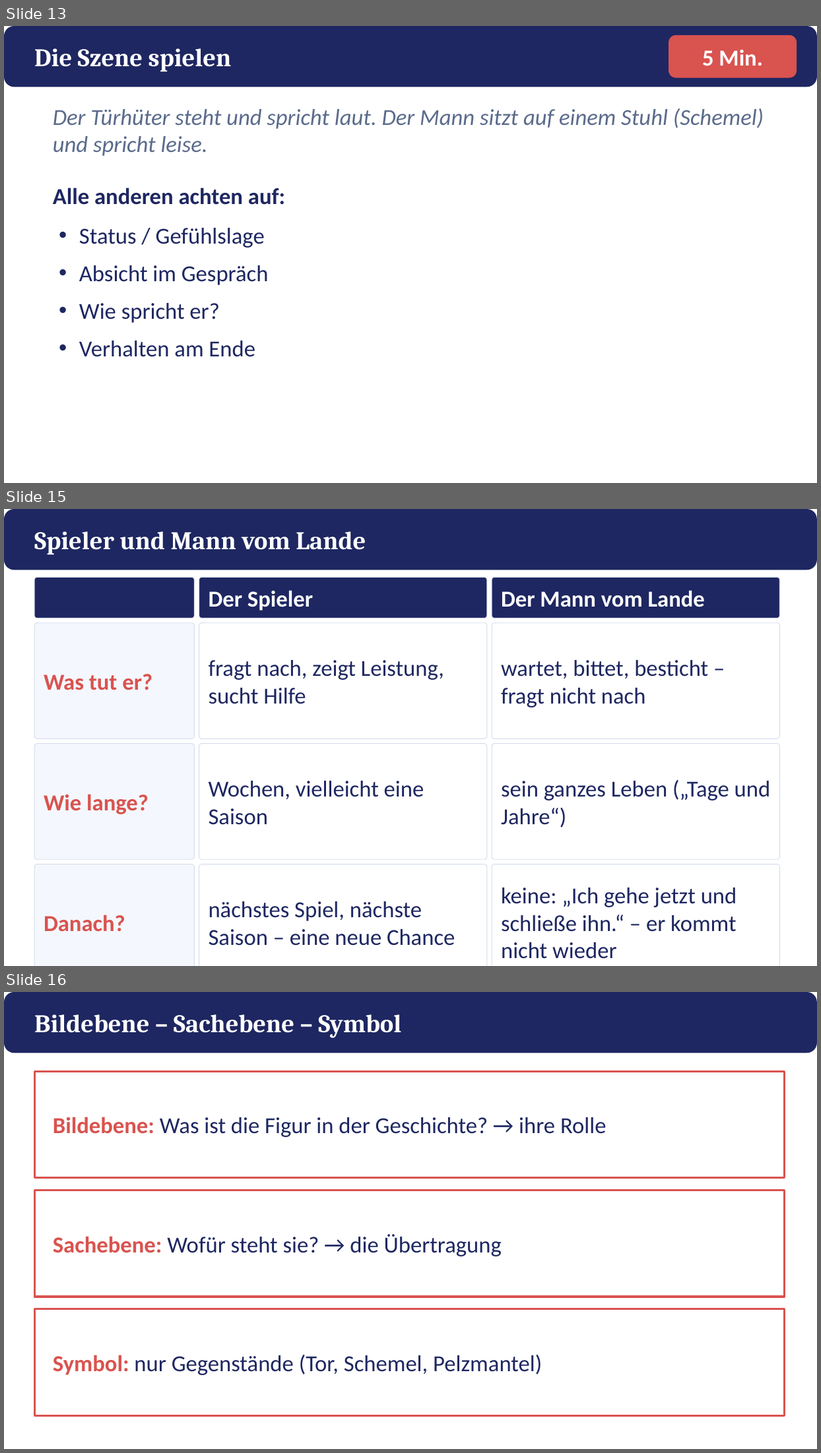
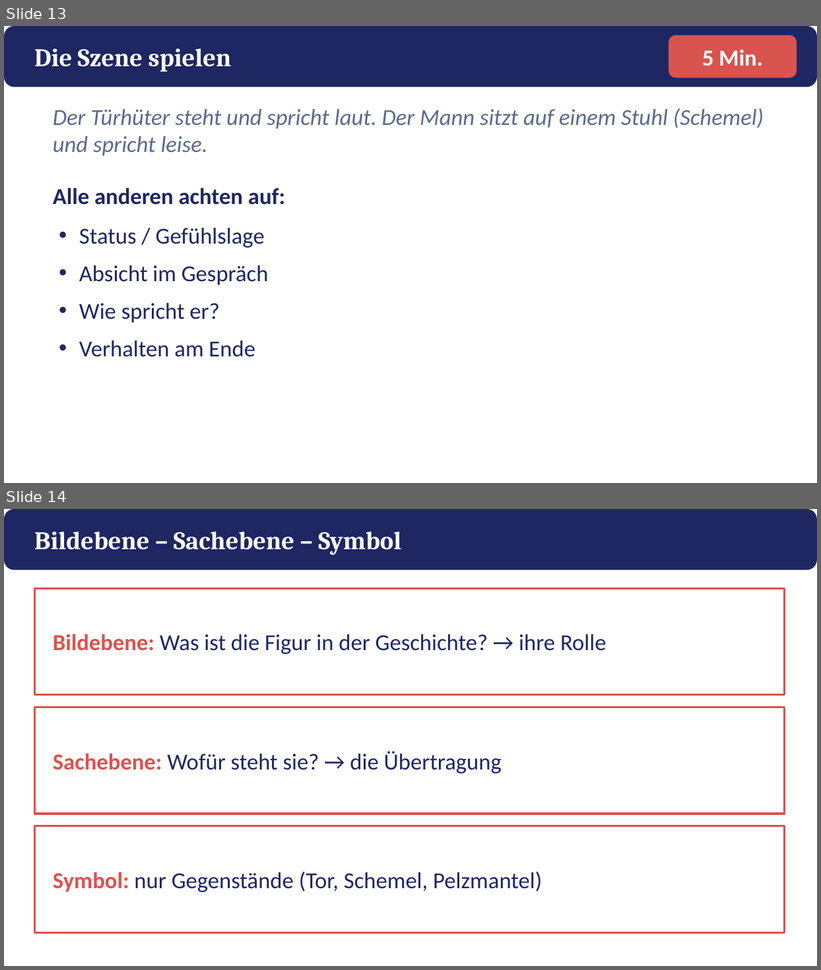
Before and after one commit to golzkonstantin-gif/Schule, a slide deck: Deutsch_11/Kafka_Vor_dem_Gesetz/Macht_Ohnmacht/Praesentation_Macht_Ohnmacht.pptx. Shown one above the other, each under a label of ours: slides 13, 15 and 16 before the commit, slides 13 and 14 after it; the slides between them are not shown. The pictures are 821x1453 and 821x970 pixels, drawn with LibreOffice and Linux fonts; fonts in the diff are those of the drawing. Boxes give left, top, right and bottom in pixels: in the first picture for what was removed or moved away, otherwise in the second. Text is boxed around its words. In the diff, an @@ line names an element or a change of style, - is before the commit and + after.

```diff
--- a/Deutsch_11/Kafka_Vor_dem_Gesetz/Macht_Ohnmacht/Praesentation_Macht_Ohnmacht.pptx
+++ b/Deutsch_11/Kafka_Vor_dem_Gesetz/Macht_Ohnmacht/Praesentation_Macht_Ohnmacht.pptx
@@ slide 15 removed at bbox=[4, 509, 817, 966], background #FFFFFF @@
@@ rounded rectangle removed at bbox=[4, 509, 817, 570] @@
@@ text removed at bbox=[34, 531, 366, 555] @@
-Spieler und Mann vom Lande
@@ rounded rectangle removed at bbox=[34, 578, 194, 618] @@
@@ rounded rectangle removed at bbox=[199, 578, 487, 618] @@
@@ rounded rectangle removed at bbox=[492, 578, 780, 618] @@
@@ text removed at bbox=[209, 590, 313, 611] @@
-Der Spieler
@@ text removed at bbox=[501, 590, 705, 607] @@
-Der Mann vom Lande
@@ rounded rectangle removed at bbox=[34, 623, 194, 739] @@
@@ rounded rectangle removed at bbox=[199, 623, 487, 739] @@
@@ rounded rectangle removed at bbox=[492, 623, 780, 739] @@
@@ text removed at bbox=[209, 660, 444, 704] @@
-fragt nach, zeigt Leistung, sucht Hilfe
@@ text removed at bbox=[501, 660, 708, 708] @@
-wartet, bittet, besticht – fragt nicht nach
@@ text removed at bbox=[44, 674, 152, 691] @@
-Was tut er?
@@ rounded rectangle removed at bbox=[34, 744, 194, 859] @@
@@ rounded rectangle removed at bbox=[199, 744, 487, 859] @@
@@ rounded rectangle removed at bbox=[492, 744, 780, 859] @@
@@ text removed at bbox=[209, 781, 424, 825] @@
-Wochen, vielleicht eine Saison
@@ text removed at bbox=[501, 780, 771, 828] @@
-sein ganzes Leben („Tage und Jahre“)
@@ text removed at bbox=[44, 794, 149, 815] @@
-Wie lange?
@@ rounded rectangle removed at bbox=[34, 865, 194, 966] @@
@@ rounded rectangle removed at bbox=[199, 865, 487, 966] @@
@@ rounded rectangle removed at bbox=[492, 865, 780, 966] @@
@@ text removed at bbox=[209, 902, 455, 946] @@
-nächstes Spiel, nächste Saison – eine neue Chance
@@ text removed at bbox=[501, 888, 737, 959] @@
-keine: „Ich gehe jetzt und schließe ihn.“ – er kommt nicht wieder
@@ text removed at bbox=[44, 915, 125, 932] @@
-Danach?
@@ what was slide 16 is now slide 14 @@
```
Also in this commit, not shown: 1 other slide removed, 7 other files.
